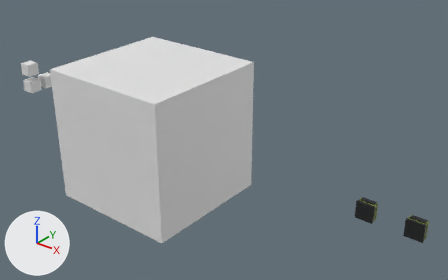
Renders of the FBX model art/guns/fbx/Fists_roblox.fbx from each side of a commit.
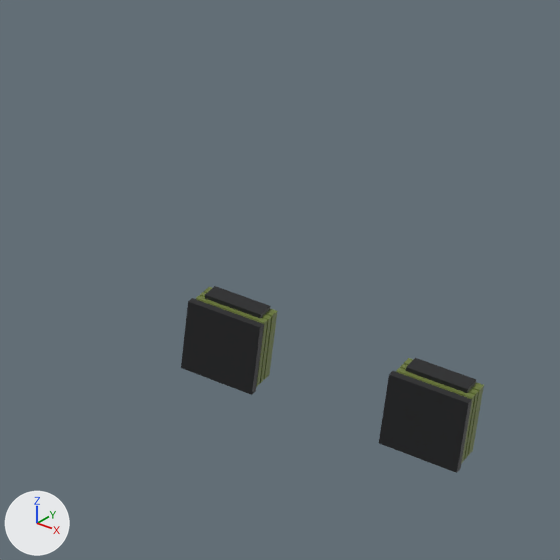
Old and new are each drawn whole from a camera (50 mm lens) standing at (9.62, -29.16, 19.23) and looking at (-15.18, 1.84, 0.01) and again close up on the part from 69% to 100% of the width and 45% to 95% of the height. Arrows for +X, +Y and +Z are at lower left; the lights stay in place. The older version's two pictures come first.

Names of what the first close-up shows: 'LeftPad', 'LeftWrap', 'RightPad', 'RightWrap'.
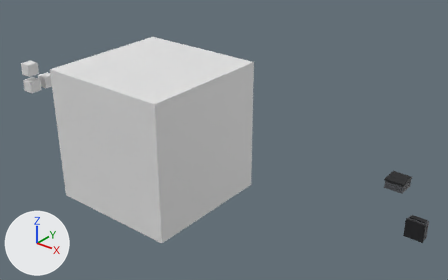
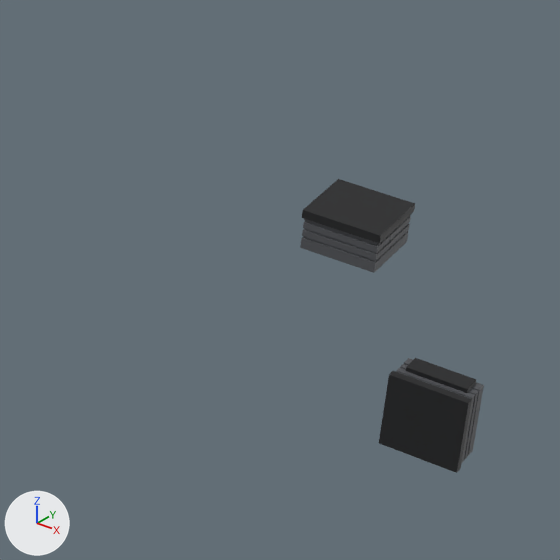
Where the change shows, as pixel boxes (x1, y1, x2, y2) in the close-ups (560 x 560 px):
'LeftPad', moved, turned: before (181, 286, 270, 395); after (302, 179, 415, 244)
'LeftWrap', recoloured, moved, turned: before (196, 287, 277, 387); after (300, 216, 411, 273)
'RightWrap', recoloured: (396, 358, 484, 462) in both

Patch to the scene script:
```diff
--- a/art/guns/fbx/Fists_roblox.fbx.py
+++ b/art/guns/fbx/Fists_roblox.fbx.py
@@ mat_gun_midgrey @@
+mat_gun_midgrey = principled_material('GUN_MidGrey')
+mat_gun_midgrey.base_color = (0.0802, 0.0844, 0.0931)  # dark grey #505256
+mat_gun_midgrey.roughness = 0.6
@@ me_rightwrap @@
 me_rightwrap.from_pydata(...)  # 140 vertices, 276 faces; spans x -0.53..0.53, y -0.29..0.29, z -0.53..0.53
-me_rightwrap.materials.append(mat_gun_olive)  # dark green #6b7a3a
+me_rightwrap.materials.append(mat_gun_midgrey)  # dark grey #505256
@@ me_leftwrap @@
 me_leftwrap.from_pydata(...)  # 140 vertices, 276 faces; spans x -0.53..0.53, y -0.55..0.03, z -0.53..0.53
-me_leftwrap.materials.append(mat_gun_olive)  # dark green #6b7a3a
+me_leftwrap.materials.append(mat_gun_midgrey)  # dark grey #505256
@@ ob_leftwrap @@
 ob_leftwrap = bpy.data.objects.new('LeftWrap', me_leftwrap)
-ob_leftwrap.location = (-3.0, 0.0, 0.0)
+ob_leftwrap.location = (-1.5, 0.0, 2.0)
+ob_leftwrap.rotation_euler = (-1.571, 0.0, 0.0)  # degrees (-90, 0, 0)
@@ ob_leftpad @@
 ob_leftpad = bpy.data.objects.new('LeftPad', me_leftpad)
-ob_leftpad.location = (-3.0, -0.28, 0.02)
+ob_leftpad.location = (-1.5, 0.02, 2.28)
+ob_leftpad.rotation_euler = (-1.571, 0.0, 0.0)  # degrees (-90, 0, 0)
```
